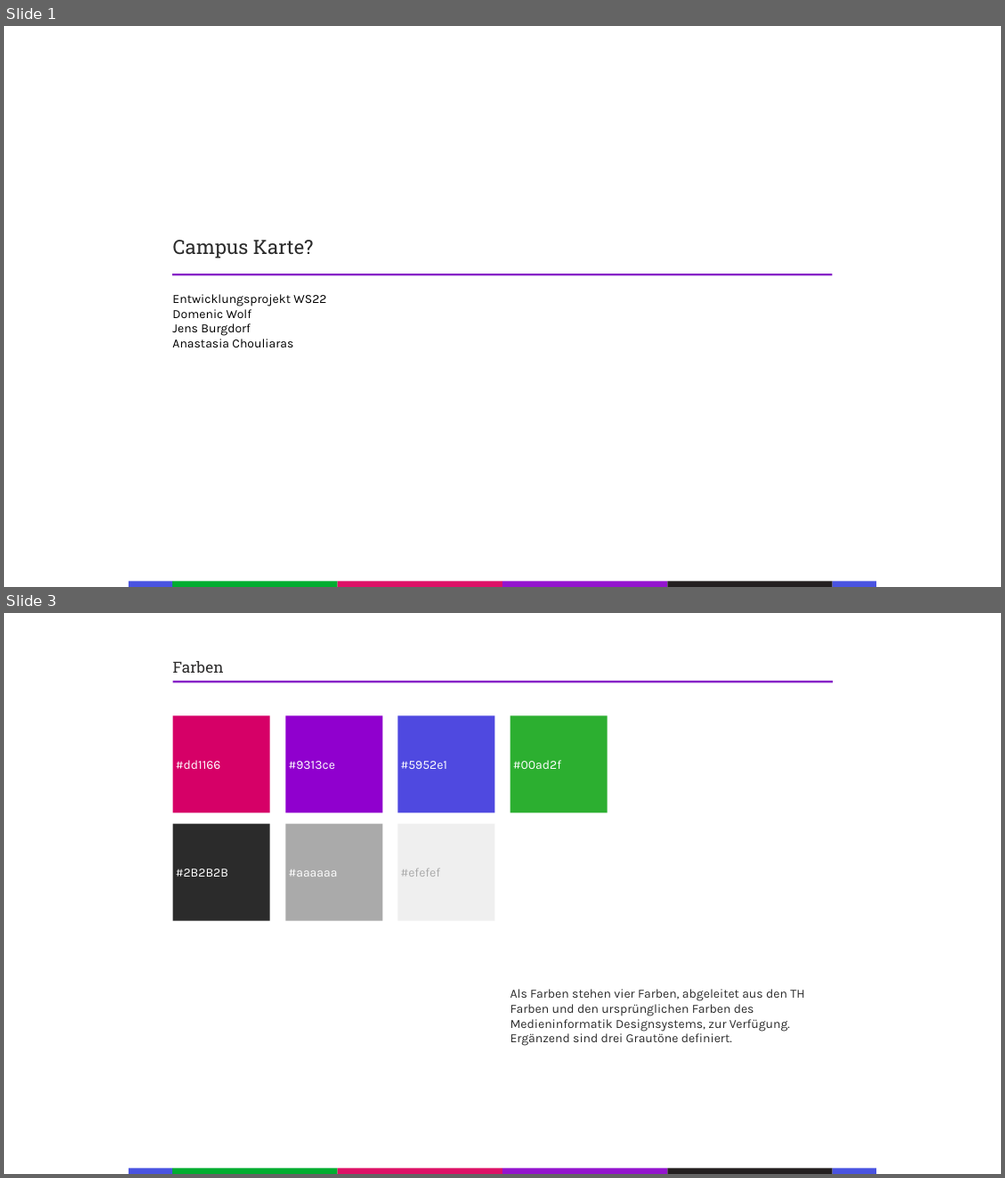
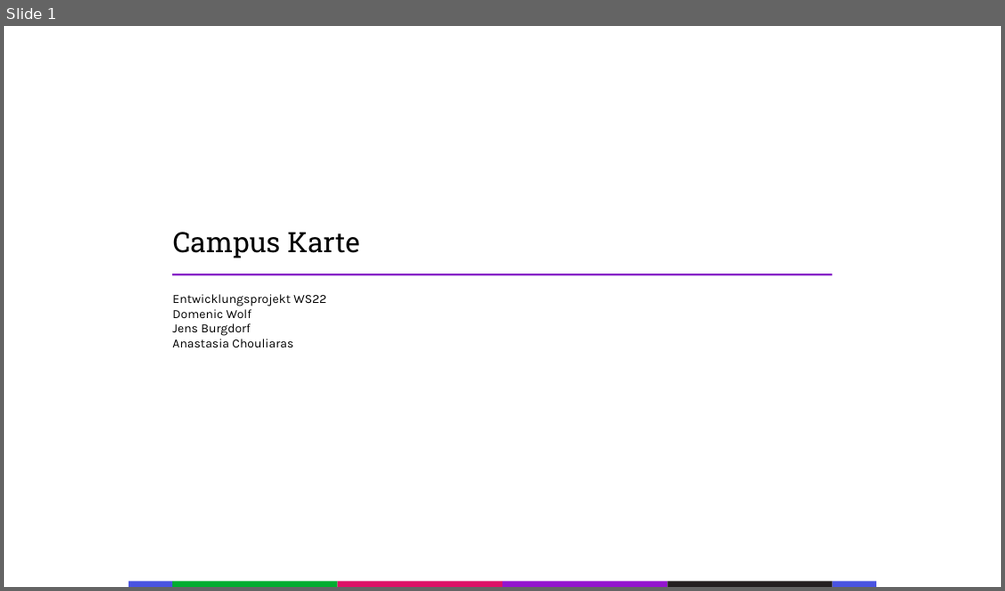
Before and after one commit to Splashpixx/EPW2122ChouliarasBurgdorfWolf, a slide deck: Audit-1/Audit 1.pptx. Shown one above the other, each under a label of ours: slides 1 and 3 before the commit, slide 1 after it; the slides between them are not shown. The pictures are 1005x1178 and 1005x591 pixels, drawn with LibreOffice and Linux fonts; fonts in the diff are those of the drawing. Boxes give left, top, right and bottom in pixels: in the first picture for what was removed or moved away, otherwise in the second. Text is boxed around its words. In the diff, an @@ line names an element or a change of style, - is before the commit and + after.

```diff
--- a/Audit-1/Audit 1.pptx
+++ b/Audit-1/Audit 1.pptx
@@ slide 3 removed at [4,613,1001,1174], background #FFFFFF @@
@@ text removed at [173,661,224,673] @@
-Farben
@@ line removed from (173, 682) to (833, 682) @@
@@ rectangle removed at [173,715,270,812] @@
-#dd1166
@@ rectangle removed at [286,715,383,812] @@
-#9313ce
@@ rectangle removed at [398,715,495,812] @@
-#5952e1
@@ rectangle removed at [510,715,607,812] @@
-#00ad2f
@@ rectangle removed at [173,824,270,921] @@
-#2B2B2B
@@ rectangle removed at [286,824,383,921] @@
-#aaaaaa
@@ rectangle removed at [398,824,495,921] @@
-#efefef
@@ text removed at [510,989,804,1046] @@
-Als Farben stehen vier Farben, abgeleitet aus den TH Farben und den ursprünglichen Farben des Medieninformatik Designsystems, zur Verfügung. Ergänzend sind drei Grautöne definiert.
@@ rectangle removed at [129,1167,173,1174] @@
@@ group removed at [172,1167,833,1174]: 4 rectangles @@
@@ rectangle removed at [833,1167,877,1174] @@
@@ slide 1 changed as well @@
@@ text at [173,232,360,258]: text changed; size 19 to 27 pt; text colour #2B2B2B to #000000 @@
-Campus Karte?
+Campus Karte
```
Also in this commit, not shown: 5 slides added, 2 other slides removed, 5 other files.
